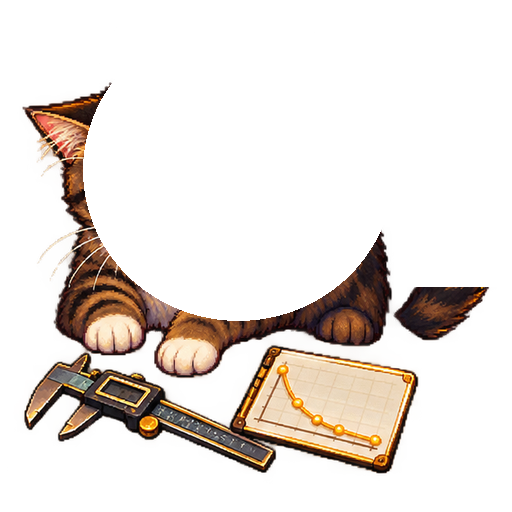
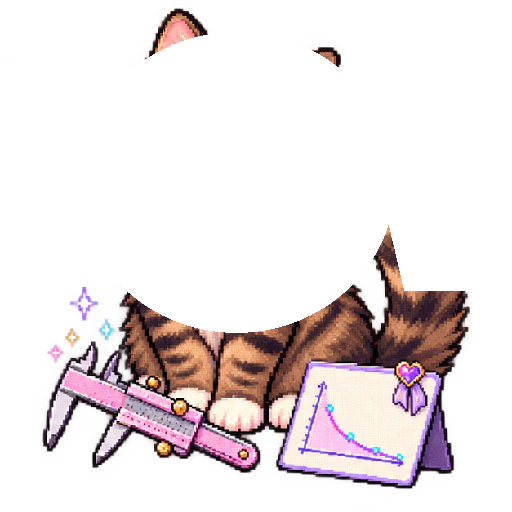
Comparing the layer stacks of the two 512x512 images. Changes:
painted on "head" over (79, 33, 395, 333)
painted on "tail" over (379, 225, 490, 291)
